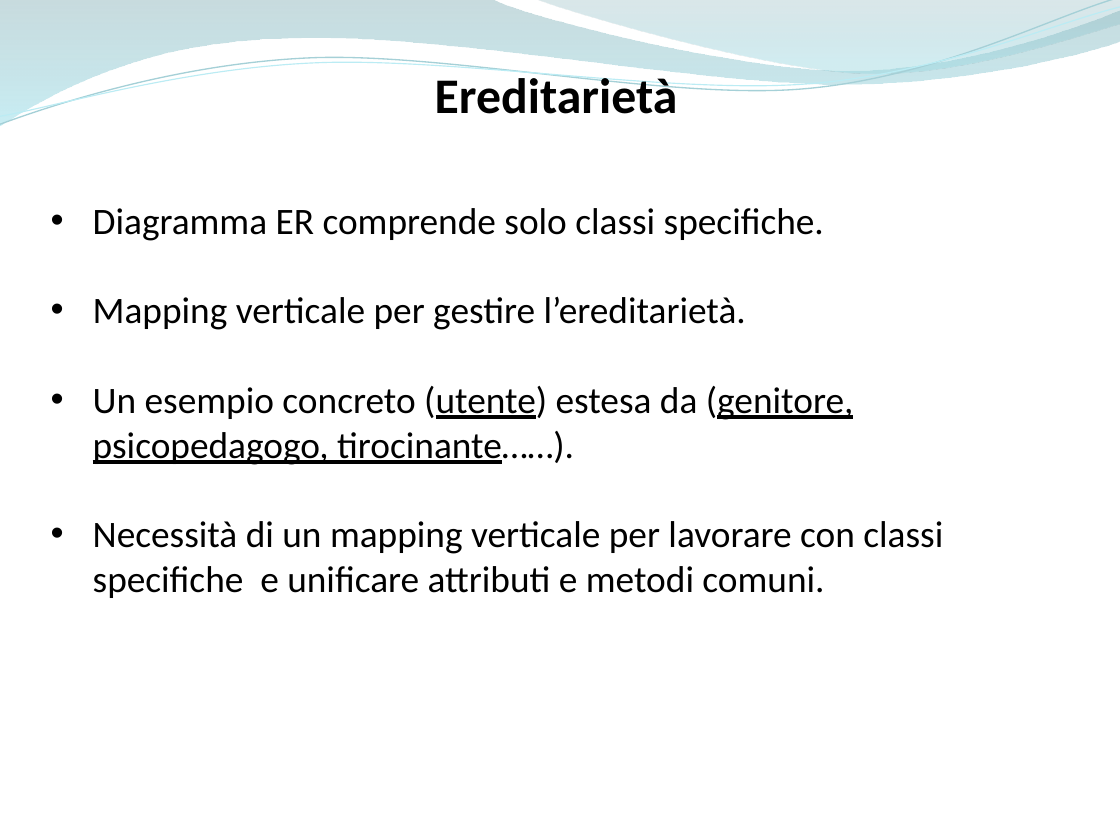
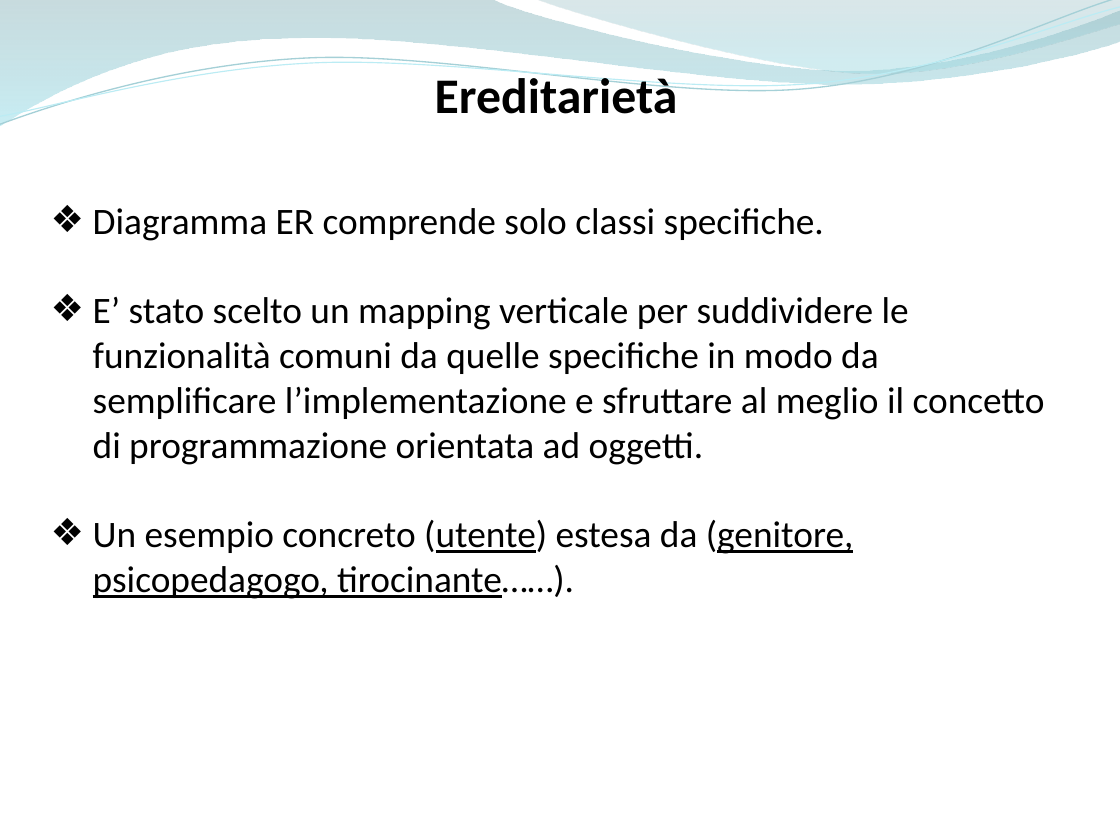
Before and after one commit to ammirate/at-silo, a slide deck: slide 7 of Presentazione/Atsilo2/Luigi/Luigi_PresentazioneFinale.pptx. Drawn at 1120x840 pixels with LibreOffice and Linux fonts; fonts in the diff are those of the drawing. Boxes give left, top, right and bottom in pixels: in the first picture for what was removed or moved away, otherwise in the second. Text is boxed around its words. In the diff, an @@ line names an element or a change of style, - is before the commit and + after.

```diff
--- a/Presentazione/Atsilo2/Luigi/Luigi_PresentazioneFinale.pptx
+++ b/Presentazione/Atsilo2/Luigi/Luigi_PresentazioneFinale.pptx
@@ text at (93, 208, 854, 599): bullet • to ❖ @@
@@ text at (93, 297, 1045, 465): text changed @@
-• Mapping verticale per gestire l’ereditarietà.
+❖ E’ stato scelto un mapping verticale per suddividere le funzionalità comuni da quelle specifiche in modo da semplificare l’implementazione e sfruttare al meglio il concetto di programmazione orientata ad oggetti.
@@ text at (93, 521, 943, 598): paragraph removed @@
-• Necessità di un mapping verticale per lavorare con classi specifiche e unificare attributi e metodi comuni.
```
Also in this commit, not shown: 8 other slides changed.
